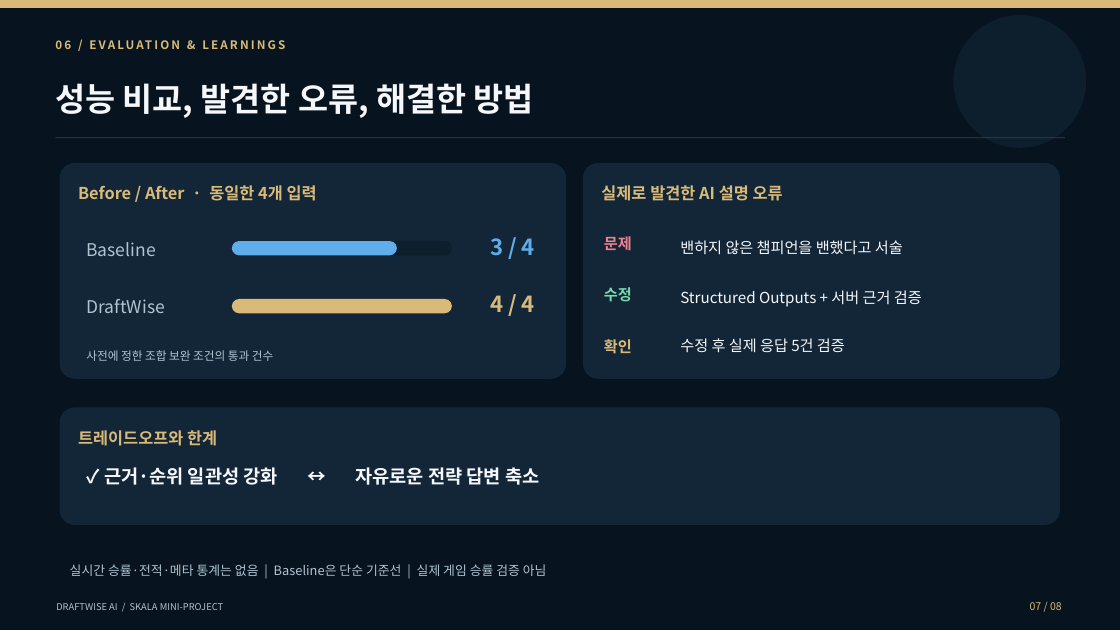
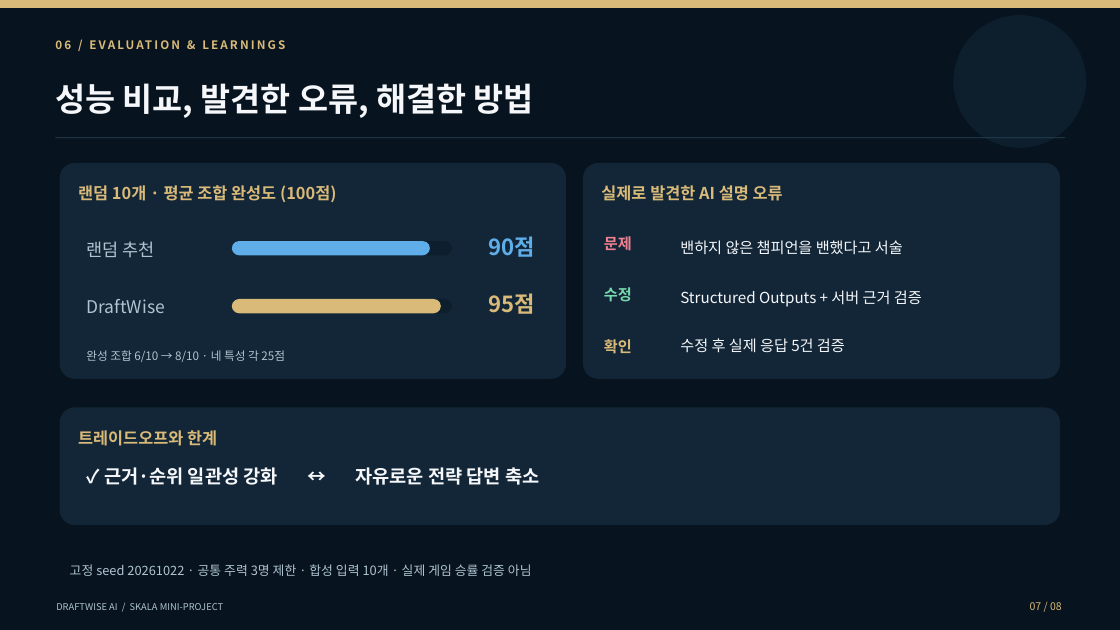
Before and after one commit to ii2001/DraftWise-AI, a slide deck: slide 7 of presentation/DraftWise_AI_5min_FINAL.pptx. Drawn at 1120x630 pixels with LibreOffice and Linux fonts; fonts in the diff are those of the drawing. Boxes give left, top, right and bottom in pixels: in the first picture for what was removed or moved away, otherwise in the second. Text is boxed around its words. In the diff, an @@ line names an element or a change of style, - is before the commit and + after.

Commit message:
📊 docs: 랜덤 10개 실측 결과와 발표 비교 그래프 갱신

```diff
--- a/presentation/DraftWise_AI_5min_FINAL.pptx
+++ b/presentation/DraftWise_AI_5min_FINAL.pptx
@@ text at box(78, 185, 336, 202): text changed @@
-Before / After · 동일한 4개 입력
+랜덤 10개 · 평균 조합 완성도 (100점)
@@ text at box(489, 236, 535, 257): text changed @@
-3 / 4
+90점
@@ text at box(86, 241, 155, 258): text changed @@
-Baseline
+랜덤 추천
@@ rounded rectangle: place and size @@
-rounded rectangle at box(232, 241, 397, 255)
+rounded rectangle at box(232, 241, 430, 255)
@@ rounded rectangle: place and size @@
-rounded rectangle at box(232, 299, 452, 313)
+rounded rectangle at box(232, 299, 441, 313)
@@ rounded rectangle added at box(232, 299, 452, 313), fill #0D1F2D @@
@@ text at box(489, 293, 535, 314): text changed @@
-4 / 4
+95점
@@ text at box(86, 350, 285, 362): text changed @@
-사전에 정한 조합 보완 조건의 통과 건수
+완성 조합 6/10 → 8/10 · 네 특성 각 25점
@@ text at box(70, 564, 532, 576): text changed @@
-실시간 승률·전적·메타 통계는 없음 | Baseline은 단순 기준선 | 실제 게임 승률 검증 아님
+고정 seed 20261022 · 공통 주력 3명 제한 · 합성 입력 10개 · 실제 게임 승률 검증 아님
```
Also in this commit, not shown: 1 other slide changed, 22 other files.
